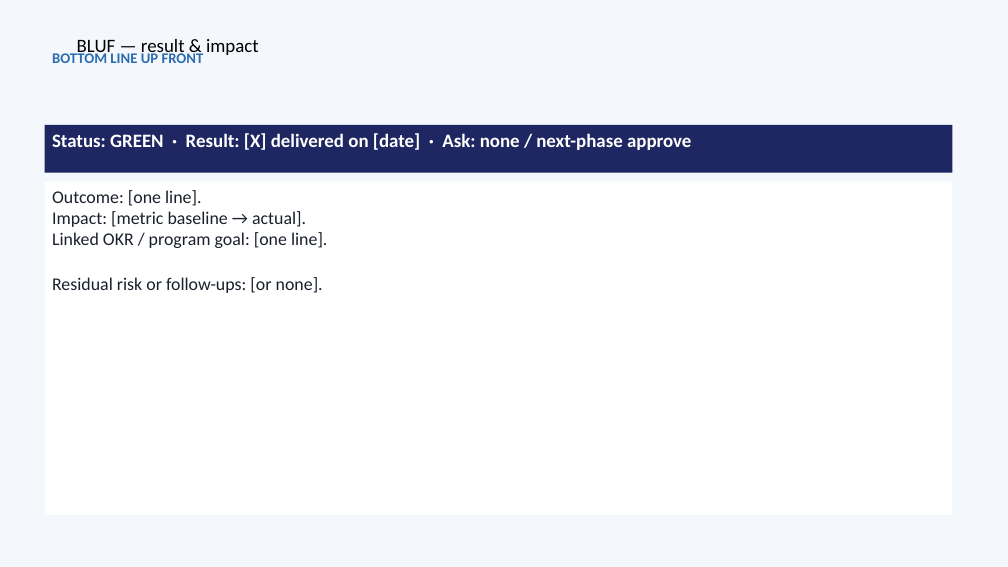
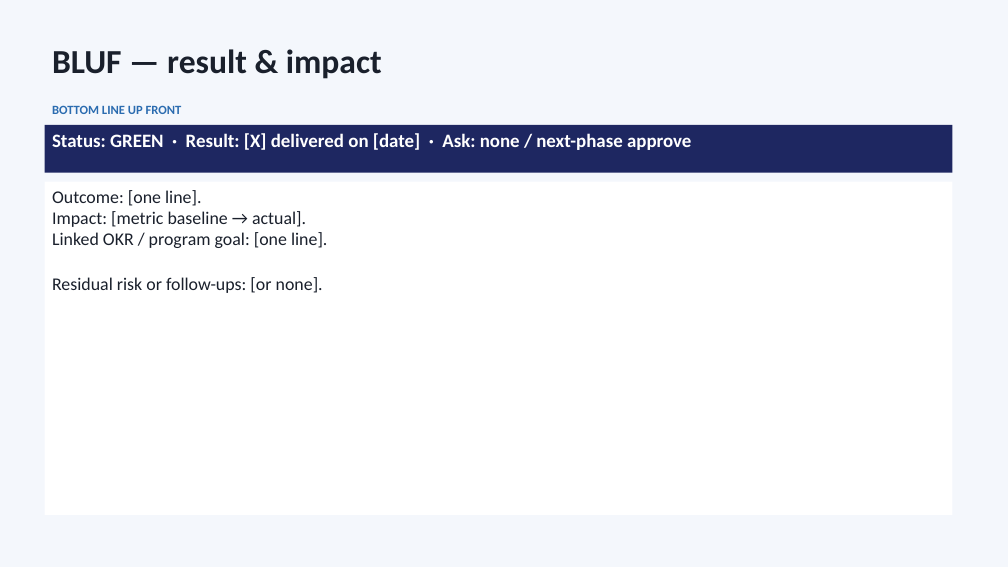
Before and after one commit to peter0749/MindsetMD, a slide deck: slide 2 of skills/presentations/assets/pptx/02-results-demo.pptx. Drawn at 1008x567 pixels with LibreOffice and Linux fonts; fonts in the diff are those of the drawing. Boxes give left, top, right and bottom in pixels: in the first picture for what was removed or moved away, otherwise in the second. Text is boxed around its words. In the diff, an @@ line names an element or a change of style, - is before the commit and + after.

Commit message:
Fix BLUF slide title collision on all report PPTX templates
Default slide title placeholder overlapped the BOTTOM LINE UP FRONT
kicker; use a title-free slide with explicit title shape stacking.
Regenerate assets and add collision regression in tests.

```diff
--- a/skills/presentations/assets/pptx/02-results-demo.pptx
+++ b/skills/presentations/assets/pptx/02-results-demo.pptx
@@ text "BLUF — result & impact": place and size @@
-text "BLUF — result & impact" at [77, 39, 259, 58]
+text "BLUF — result & impact" at [52, 49, 382, 79]
@@ text "BLUF — result & impact" at [52, 49, 382, 79]: size 18 to 32 pt, text colour #000000 to #1A202C, bold on @@
@@ text "BOTTOM LINE UP FRONT": place and size @@
-text "BOTTOM LINE UP FRONT" at [52, 50, 204, 63]
+text "BOTTOM LINE UP FRONT" at [52, 105, 182, 114]
@@ text "BOTTOM LINE UP FRONT" at [52, 105, 182, 114]: size 14 to 12 pt @@
```
Also in this commit, not shown: 10 other files.
